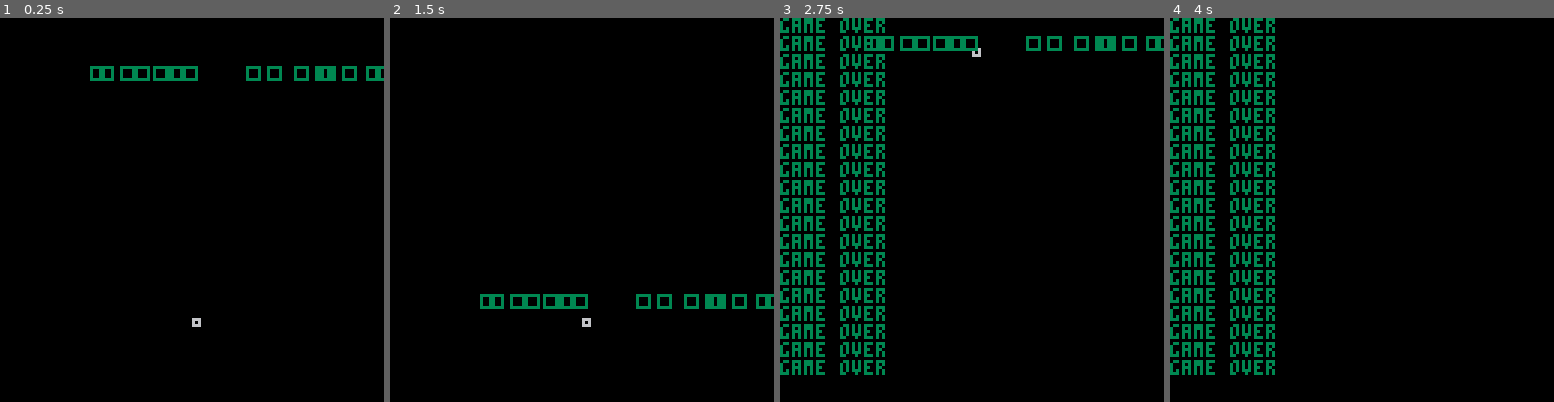
Above: before the commit, frames 1-4 (left to right).
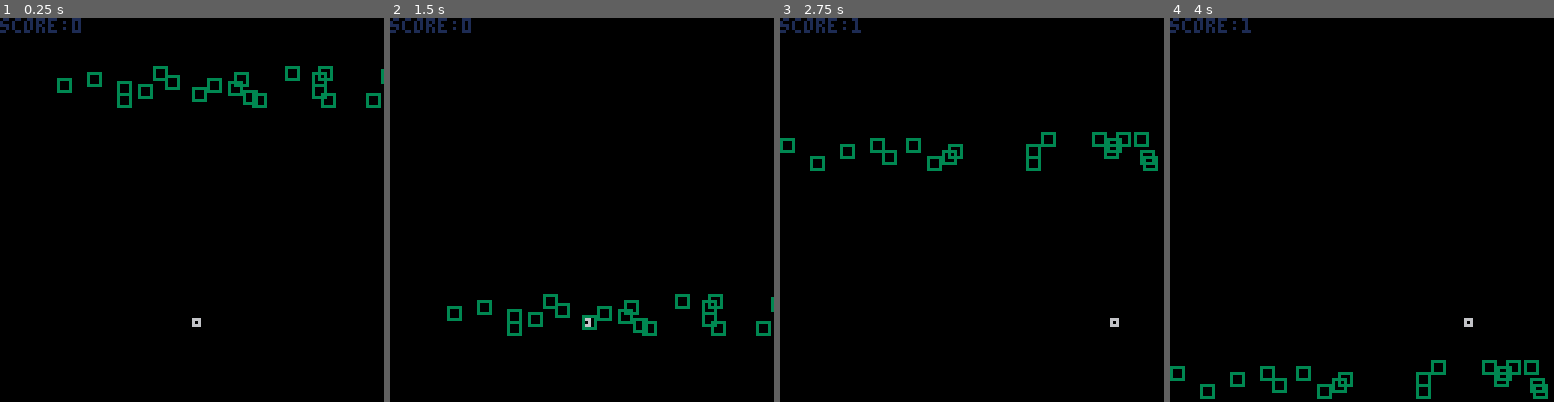
Above: after the commit, the same moments.

Repository: tonetheman/tweettweetjam2018
Game: PICO-8 cartridge carts/jam.p8
Same seed, same stepped clock (60 frames per second), same inputs: the game is played once before the commit and once after it.
Inputs:
- Up to frame 1 (0.25 s): no input
- Up to frame 2 (1.5 s): no input
- Up to frame 3 (2.75 s): hold Right 1.6-2.1 s; hold Right from 2.47 s (still down)
- Up to frame 4 (4 s): release Right at 3.03 s; hold Left 3.08-3.58 s

The runs differ from the first frame. In frame 1, 2.9% of the frame differs, in the area x 0-100%, y 0-24%; in frame 2, 2.9%; in frame 3, 13%, in the area x 0-100%, y 0-93%; in frame 4, 12%.

Commit message:
much smaller with score now

Diff:
--- a/carts/jam.p8
+++ b/carts/jam.p8
@@ -3,42 +3,44 @@
 __lua__
 x=64
 y=100
-speed=2
+sp=2
 e = {}
 go = false
 r=rect
 pr=print
-for i=1,20 do
-    e[i] = {x=rnd(128),y=0}
+s=rnd
+t=20
+u=0
+for i=1,t do
+ e[i] = {x=s(128),y=s(10)}
 end
 function _update()
-    if btn(0) then
-        x-=1
-    end
-    if btn(1) then
-        x+=1
-    end
-    for i=1,20 do
-        p = e[i]
-        if x>=p.x and x<=p.x+4 and y>=p.y and y<=p.y+4 then
-            go = true
-        end
-        p.y+=speed
-        if p.y>128 then
-            p.x = rnd(128)
-            p.y=0
-        end
-    end
+ if (btn(0)) x-=2
+ if (btn(1)) x+=2
+
+ for i=1,t do
+  p = e[i]
+  if x>=p.x and x<=p.x+4 and y>=p.y and y<=p.y+4 then
+    go = true
+  end
+  p.y+=sp
+  if p.y>128 then
+    p.x = s(128)
+    p.y=0
+    if (i==1) u+=1
+  end
+ end
 end
 function _draw()
  if go then
-    pr("game over")
+  pr"dead"
  else
-    cls(0)
-    r(x,y,x+2,y+2,6)
-    for i=1,20 do
-        q=e[i]
-        r(q.x,q.y,q.x+4,q.y+4,3)
-    end
+  cls(0)
+  pr("score:"..u,0,0,1)
+  r(x,y,x+2,y+2,6)
+  for i=1,t do
+   q=e[i]
+   r(q.x,q.y,q.x+4,q.y+4,3)
   end
+ end
 end
